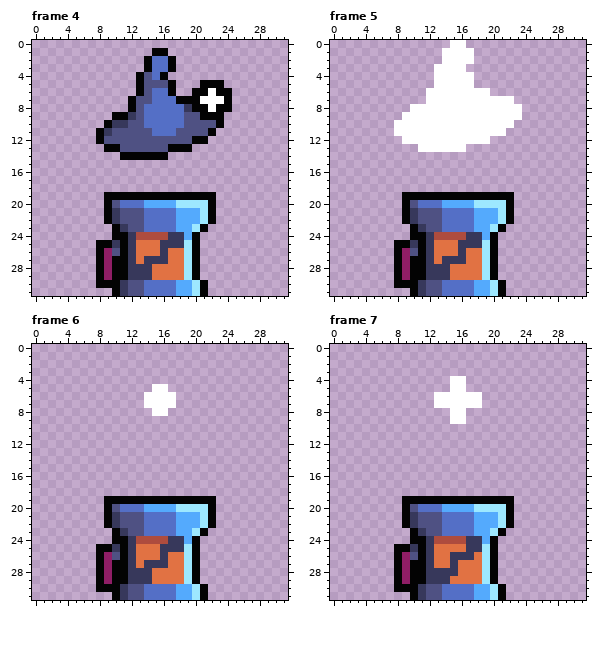
File history of a pixel-art file, graphics/jumppoint.aseprite. The picture above was drawn from the file before the commit.
32x32 pixels, 12 frames. Shown: frame 4, frame 5, frame 6, frame 7. The commit also changed other frames, which this record leaves out.
The same view after the edit:
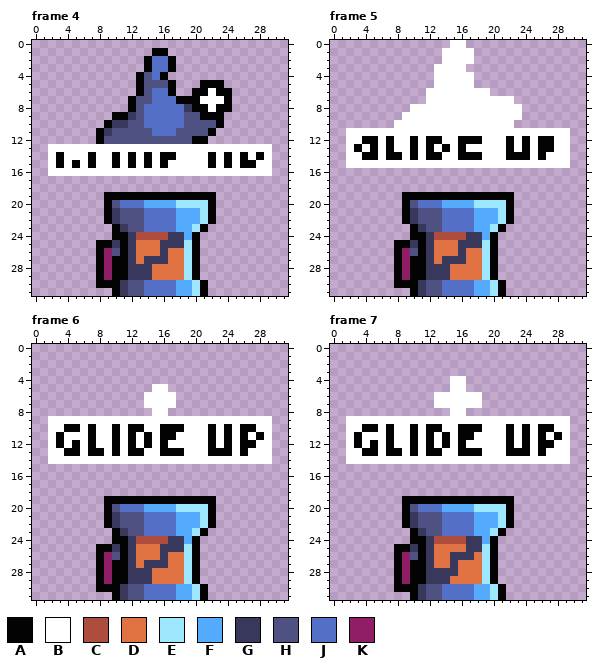
Palette (. is transparent): A #030303  B #ffffff  C #ae4c3e  D #e17243  E #9de8ff  F #54aafd  G #37385b  H #4f5183  J #546fc6  K #901e66
From old to new:
layer "Text" added
--- frame 4, layer "Text"
@@ x 0..31 @@
 12 ........AHHHHHHHHHHHAA..........
-13 .........AAHHHHHHAAA............
-14 ...........AAAAAA...............
-15 ................................
-16 ................................
+13 ..BBBBBBBBBBBBBBBBBBBBBBBBBBBB..
+14 ..BABBBABBABABABAABBBBABABABAB..
+15 ..BABABABBABABABABBBBBABABAABB..
+16 ..BBBBBBBBBBBBBBBBBBBBBBBBBBBB..
 17 ................................
--- frame 5, layer "Text"
@@ x 0..31 @@
 10 ........BBBBBBBBBBBBBBB.........
-11 ........BBBBBBBBBBBBBB..........
-12 .........BBBBBBBBBBB............
-13 ...........BBBBBB...............
-14 ................................
-15 ................................
+11 ..BBBBBBBBBBBBBBBBBBBBBBBBBBBB..
+12 ..BBAABABBABAABBAAABBBABABAABB..
+13 ..BABABABBABABABABBBBBABABAABB..
+14 ..BBAABAABABAABBAAABBBAAABABBB..
+15 ..BBBBBBBBBBBBBBBBBBBBBBBBBBBB..
 16 ................................
--- frame 6, layer "Text"
@@ x 0..31 @@
  8 ...............BB...............
- 9 ................................
-10 ................................
-11 ................................
-12 ................................
-13 ................................
-14 ................................
+ 9 ..BBBBBBBBBBBBBBBBBBBBBBBBBBBB..
+10 ..BBAABABBABAABBAAABBBABABAABB..
+11 ..BABBBABBABABABAABBBBABABABAB..
+12 ..BABABABBABABABABBBBBABABAABB..
+13 ..BBAABAABABAABBAAABBBAAABABBB..
+14 ..BBBBBBBBBBBBBBBBBBBBBBBBBBBB..
 15 ................................
--- frame 7, layer "Text"
@@ x 0..31 @@
  8 ...............BB...............
- 9 ...............BB...............
-10 ................................
-11 ................................
-12 ................................
-13 ................................
-14 ................................
+ 9 ..BBBBBBBBBBBBBBBBBBBBBBBBBBBB..
+10 ..BBAABABBABAABBAAABBBABABAABB..
+11 ..BABBBABBABABABAABBBBABABABAB..
+12 ..BABABABBABABABABBBBBABABAABB..
+13 ..BBAABAABABAABBAAABBBAAABABBB..
+14 ..BBBBBBBBBBBBBBBBBBBBBBBBBBBB..
 15 ................................
Where, in picture pixels (left, top, right, bottom), the same in both pictures:
changed: (48, 144, 272, 176)
changed: (346, 128, 570, 168)
added: (48, 416, 272, 464)
added: (346, 416, 570, 464)
